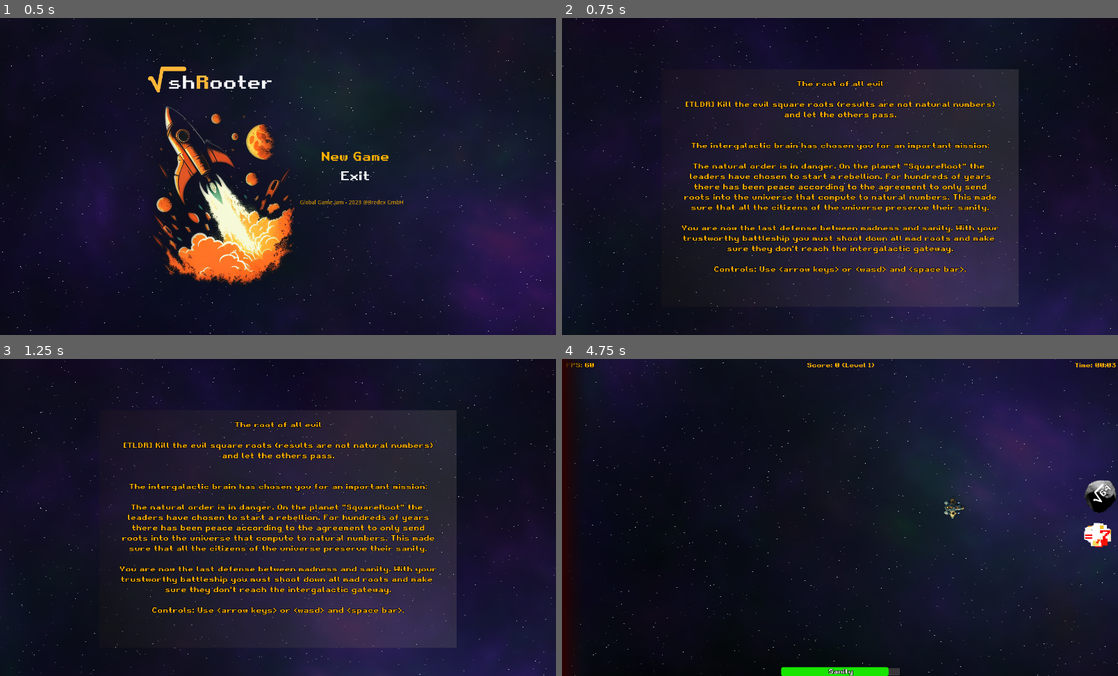
Above: before the commit, frames 1-4 (two rows, left to right).
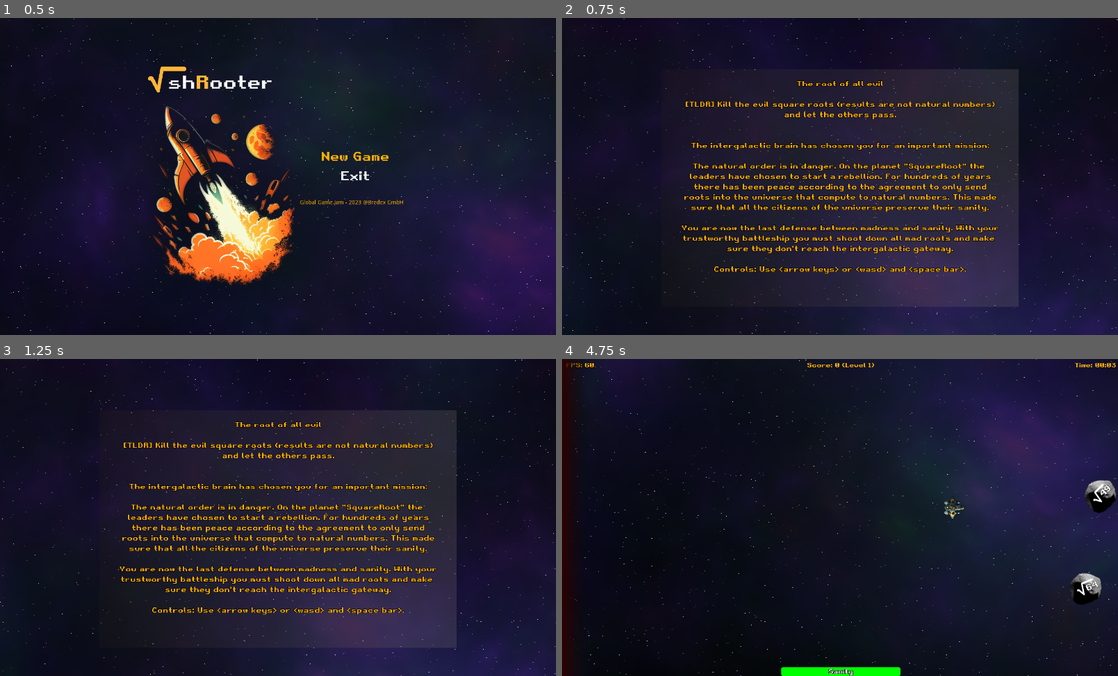
Above: after the commit, the same moments.

Repository: gingerr/ggj-2023-roots-one
Game: Godot game, scene res://MainMenu.tscn
Same seed, same stepped clock (60 frames per second), same inputs: the game is played once before the commit and once after it.
Inputs:
- Up to frame 1 (0.5 s): no input
- Up to frame 2 (0.75 s): click "New Game" at 0.5 s
- Up to frame 3 (1.25 s): no input
- Up to frame 4 (4.75 s): tap Enter at 1.25, 1.35, 2.1, 2.85, 3.6, 4.35 s; hold Right (ui_right) 1.28-2.03 s; tap Space at 1.52, 2.27, 3.77, 4.52 s; hold Down (ui_down) 2.03-2.78 s; hold Right (ui_right) 2.78-3.53 s; hold Up (ui_up) 3.53-4.28 s; hold Left (ui_left) from 4.28 s (still down)

Frame 1 is identical in both runs. In frame 2, 0.5% of the frame differs, in the area x 0-100%, y 0-100%; in frame 3, 0.5%; in frame 4, 1.8%, in the area x 1-100%, y 0-100%.

Commit message:
.

Diff:
--- /dev/null
+++ b/BoomBox.gd
@@ -0,0 +1,12 @@
+class_name BoomBox
+extends Node2D
+
+static func playExplosionAt(position: Vector2, parent):
+	var factory = load("res://BoomBox.tscn")
+	var player = factory.instance()
+	player._playExplosionAt(position)
+	parent.root.add_child(player)
+
+func _playExplosionAt(position: Vector2):
+	$ExplosionSound.global_position = position
+	$ExplosionSound.play(0.1)
--- a/BoomBox.tscn
+++ b/BoomBox.tscn
@@ -1,17 +1,13 @@
 [gd_scene load_steps=3 format=2]
 
+[ext_resource path="res://BoomBox.gd" type="Script" id=1]
 [ext_resource path="res://resources/explosion1.mp3" type="AudioStream" id=2]
 
-[sub_resource type="GDScript" id=1]
-script/source = "extends Node2D
-
-func playExplosion():
-	$ExplosionSound.play()
-"
-
 [node name="BoomBox" type="Node2D"]
-script = SubResource( 1 )
+pause_mode = 2
+script = ExtResource( 1 )
 
 [node name="ExplosionSound" type="AudioStreamPlayer2D" parent="."]
+pause_mode = 2
 stream = ExtResource( 2 )
 volume_db = -10.0
--- a/EnemyRoot.gd
+++ b/EnemyRoot.gd
@@ -75,7 +75,6 @@
 
 
 func explode():
-	HUD.playExplosion(self.global_position)
 	var explosion = explosionPreload.instance()
 	explosion.global_position = self.global_position
 	explosion.scale = Vector2(5, 5)
--- a/Explosion.tscn
+++ b/Explosion.tscn
@@ -1,6 +1,7 @@
-[gd_scene load_steps=3 format=2]
+[gd_scene load_steps=4 format=2]
 
 [ext_resource path="res://OneShotParticle.gd" type="Script" id=1]
+[ext_resource path="res://resources/explosion1.mp3" type="AudioStream" id=2]
 
 [sub_resource type="Gradient" id=1]
 offsets = PoolRealArray( 0.258454, 0.548309, 0.76257, 0.893855, 1 )
@@ -26,3 +27,7 @@
 scale_amount_random = 1.0
 color_ramp = SubResource( 1 )
 script = ExtResource( 1 )
+
+[node name="Sound" type="AudioStreamPlayer2D" parent="."]
+pause_mode = 2
+stream = ExtResource( 2 )
--- a/HUD.gd
+++ b/HUD.gd
@@ -44,10 +44,6 @@
 		health = value
 		updateHUD()
 
-func playExplosion(position: Vector2):
-	$ExplosionSound.global_position = position
-	$ExplosionSound.play()
-
 func updateHUD():
 	get_node('%Fps').set_text("FPS: " + String(Engine.get_frames_per_second()))
 	get_node('%Score').set_text('Score: ' + String(score) + ' (Level ' + String(level) + ')')
--- a/HUD.tscn
+++ b/HUD.tscn
@@ -1,9 +1,8 @@
-[gd_scene load_steps=9 format=2]
+[gd_scene load_steps=8 format=2]
 
 [ext_resource path="res://resources/retro-gaming.ttf" type="DynamicFontData" id=1]
 [ext_resource path="res://resources/retro-gaming.tres" type="DynamicFont" id=2]
 [ext_resource path="res://HUD.gd" type="Script" id=3]
-[ext_resource path="res://resources/explosion1.mp3" type="AudioStream" id=4]
 
 [sub_resource type="DynamicFont" id=4]
 outline_size = 1
@@ -118,7 +117,3 @@
 text = "Sanity"
 align = 1
 valign = 1
-
-[node name="ExplosionSound" type="AudioStreamPlayer2D" parent="."]
-stream = ExtResource( 4 )
-volume_db = -10.0
--- a/OneShotParticle.gd
+++ b/OneShotParticle.gd
@@ -2,7 +2,9 @@
 
 func _ready():
 	emitting = true
+	$Sound.global_position = self.global_position
+	$Sound.play(0.1)
 
 func _process(delta):
-	if !emitting:
+	if !emitting && $Sound.is_playing():
 		queue_free()
--- a/Player.tscn
+++ b/Player.tscn
@@ -6,7 +6,6 @@
 [ext_resource path="res://resources/blue-thruster-effect-clipart-md.png" type="Texture" id=4]
 [ext_resource path="res://resources/red-thruster-effect-clipart-md.png" type="Texture" id=5]
 [ext_resource path="res://resources/epstein_drive.mp3" type="AudioStream" id=6]
-[ext_resource path="res://resources/photon-sound.mp3" type="AudioStream" id=7]
 
 [node name="Player" type="KinematicBody2D"]
 position = Vector2( -2.27374e-13, -1 )
@@ -66,27 +65,22 @@
 [node name="ThrusterSoundBack" type="AudioStreamPlayer2D" parent="."]
 position = Vector2( 0, 65 )
 stream = ExtResource( 6 )
-volume_db = -15.0
+volume_db = -10.0
 
 [node name="ThrusterSoundFront" type="AudioStreamPlayer2D" parent="."]
 position = Vector2( 0, -65 )
 stream = ExtResource( 6 )
-volume_db = -15.0
+volume_db = -10.0
 pitch_scale = 1.15
 
 [node name="ThrusterSoundLeft" type="AudioStreamPlayer2D" parent="."]
 position = Vector2( -100, 0 )
 stream = ExtResource( 6 )
-volume_db = -15.0
+volume_db = -10.0
 pitch_scale = 1.2
 
 [node name="ThrusterSoundRight" type="AudioStreamPlayer2D" parent="."]
 position = Vector2( 100, 0 )
 stream = ExtResource( 6 )
-volume_db = -15.0
+volume_db = -10.0
 pitch_scale = 1.25
-
-[node name="ShootSound" type="AudioStreamPlayer2D" parent="."]
-stream = ExtResource( 7 )
-volume_db = -10.0
-pitch_scale = 0.75
--- /dev/null
+++ b/ResourceLoader.gd
@@ -0,0 +1,10 @@
+extends Node
+
+# Game Scene
+const squareRootFactory = preload("res://EnemyRoot.tscn")
+
+func _ready():
+	# This is a performance workaround for the issue, that first spawn in-game of asterooid was slow
+	var dummy = squareRootFactory.instance();
+	add_child(dummy)
+	call_deferred("remove_child", dummy)
--- a/Stars.gd
+++ b/Stars.gd
@@ -15,15 +15,17 @@
 	4 : 1.0 * horzontal_movement_speed
 }
 
-# arrays for stars per brightness
-var stars_0_2 		= []
-var stars_0_4 		= []
-var stars_0_6 		= []
-var stars_0_8 		= []
-var stars_1_0 		= []
+# arrays for stars per brightness / Data shared between reuses of backgroundLayer
+const stars_0_2 		= []
+const stars_0_4 		= []
+const stars_0_6 		= []
+const stars_0_8 		= []
+const stars_1_0 		= []
 
 # Called when the node enters the scene tree for the first time.
 func _ready():
+	if (stars_0_2.size() > 0):
+		return
 	stars_0_2.resize(batch_size * 2)
 	stars_0_4.resize(batch_size * 2)
 	stars_0_6.resize(batch_size * 2)
--- /dev/null
+++ b/docs/index.manifest.json
@@ -0,0 +1 @@
+{"background_color":"#000000","display":"standalone","icons":[{"sizes":"144x144","src":"index.144x144.png","type":"image/png"},{"sizes":"180x180","src":"index.180x180.png","type":"image/png"},{"sizes":"512x512","src":"index.512x512.png","type":"image/png"}],"name":"shRooter","orientation":"landscape","start_url":"./index.html"}
--- a/project.godot
+++ b/project.godot
@@ -9,6 +9,11 @@
 config_version=4
 
 _global_script_classes=[ {
+"base": "Node2D",
+"class": "BoomBox",
+"language": "GDScript",
+"path": "res://BoomBox.gd"
+}, {
 "base": "Area2D",
 "class": "Bullet",
 "language": "GDScript",
@@ -30,6 +35,7 @@
 "path": "res://Utils.gd"
 } ]
 _global_script_class_icons={
+"BoomBox": "",
 "Bullet": "",
 "EnemyRoot": "",
 "Player": "",
@@ -48,8 +54,8 @@
 
 [autoload]
 
+ResourceLoader="*res://ResourceLoader.gd"
 HUD="*res://HUD.tscn"
-BoomBox="*res://BoomBox.tscn"
 
 [display]
 
Not shown: 1 places in Player.tscn that only renumber resources
Binary file added: docs/index.144x144.png
Binary file added: docs/index.180x180.png
Binary file added: docs/index.512x512.png
Not shown, changed: export_presets.cfg
Not shown, added: docs/index.offline.html
Not shown, changed: docs/index.pck
